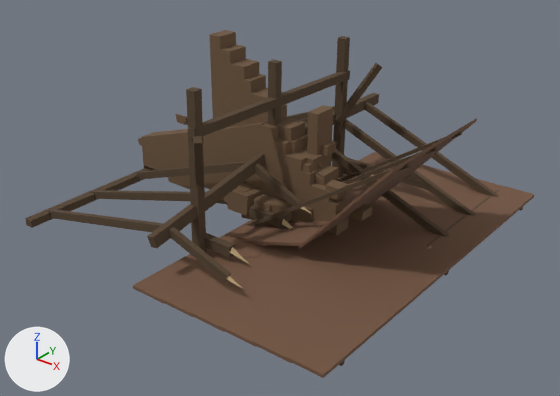
Renders of the Blender file source_assets/blender/architecture/SM_Farm_Ruins.blend from each side of a commit.
The view is the same before and after, from a 50 mm lens placed at (8.04, -9.86, 6.44), pointed at (0.48, -0.41, 0.58). The axes (+X, +Y, +Z) are drawn at lower left. The lights are the same throughout. The picture after the commit comes second.

Names of what the first picture shows: 'SM_Farm_GableBreak', 'SM_Farm_InteriorFrame', 'SM_Farm_Jamb_Door', 'SM_Farm_JoistStubs', 'SM_Farm_RoofPan_Fallen', 'SM_Farm_RoofPan_Intact', 'SM_Farm_Rubble_Wall', 'SM_Farm_Truss', 'SM_Farm_WallBreak_North'.
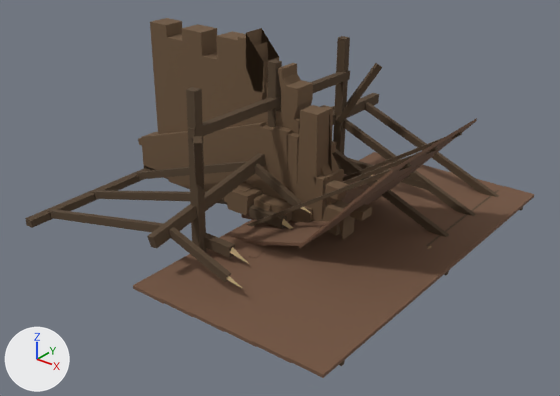
Location of each change, (x1, y1, x2, y2) in pixels of the pictures (560 x 396 px; the box of a moved part takes in the faces that stretch with it):
'SM_Farm_WallBreak_North', reshaped
    before: (209, 30, 339, 186)
    after: (150, 18, 345, 206)
'SM_Farm_GableBreak', reshaped (11% taller)
    before: (138, 114, 372, 235)
    after: (138, 105, 372, 240)
part 1 of me_sm_farm_gablebreak, moved or reshaped
    before: (156, 122, 346, 234)
    after: (156, 105, 355, 240)
part 2 of me_sm_farm_wallbreak_north, moved or reshaped (not visible before)
    after: (326, 196, 345, 205)
part 3 of me_sm_farm_wallbreak_north, moved or reshaped
    before: (317, 166, 339, 184)
    after: (328, 168, 344, 182)
part 4 of me_sm_farm_wallbreak_north, rebuilt
    before: (209, 30, 338, 186)
    after: (150, 18, 343, 206)
'SM_Farm_Jamb_Door', unchanged, covered by the edit
    before: (307, 105, 336, 166)
    after: (320, 105, 336, 153)

What changed in the scene script:
```text
Change me_sm_farm_gablebreak:
    used by ob_sm_farm_gablebreak; location = (0.0, 0.0, 0.0)
    remove me_sm_farm_gablebreak.from_pydata(...)  # 182 vertices, 119 faces; spans x -3.21..2.11, y -0.34..0.03, z 0.0..1.8
    add me_sm_farm_gablebreak.from_pydata(...)  # 182 vertices, 119 faces; spans x -3.21..2.11, y -0.34..0.03, z 0.0..2.23
    me_sm_farm_gablebreak part 1: 36 of 182 vertices moved; they spanned x 0.0..1.6, y -0.34..0.0, z 0.55..1.78 and now span x 0.0..1.76, y -0.34..0.0, z 0.16..2.23; mean shift (0.01, 0.0, 0.09); largest move (1.06, -0.34, 1.17) -> (1.18, -0.34, 2.23)
Change me_sm_farm_wallbreak_north:
    used by ob_sm_farm_wallbreak_north; location = (0.0, 0.0, 0.0)
    remove me_sm_farm_wallbreak_north.from_pydata(...)  # 150 vertices, 99 faces; spans x -1.26..1.35, y -0.29..0.26, z 0.0..3.12
    add me_sm_farm_wallbreak_north.from_pydata(...)  # 200 vertices, 132 faces; spans x -2.75..1.45, y -0.29..0.26, z 0.0..3.28
    me_sm_farm_wallbreak_north part 2: the loose piece of 8 vertices spanning x 1.11..1.35, y -0.24..0.19, z 0.63..0.82 is moved by (0.1, 0.0, 0.0)
    me_sm_farm_wallbreak_north part 3: the loose piece of 8 vertices spanning x 1.05..1.25, y -0.19..0.24, z 0.98..1.14 is moved by (0.1, 0.0, 0.0)
    me_sm_farm_wallbreak_north part 4: the loose piece of 62 vertices spanning x -1.25..1.25, y -0.2..0.2, z 0.0..3.12 is rebuilt with 80 vertices and now spans x -2.75..1.35, y -0.2..0.2, z 0.0..3.28
    other edits to the shape of me_sm_farm_wallbreak_north do not show in these pictures
```
